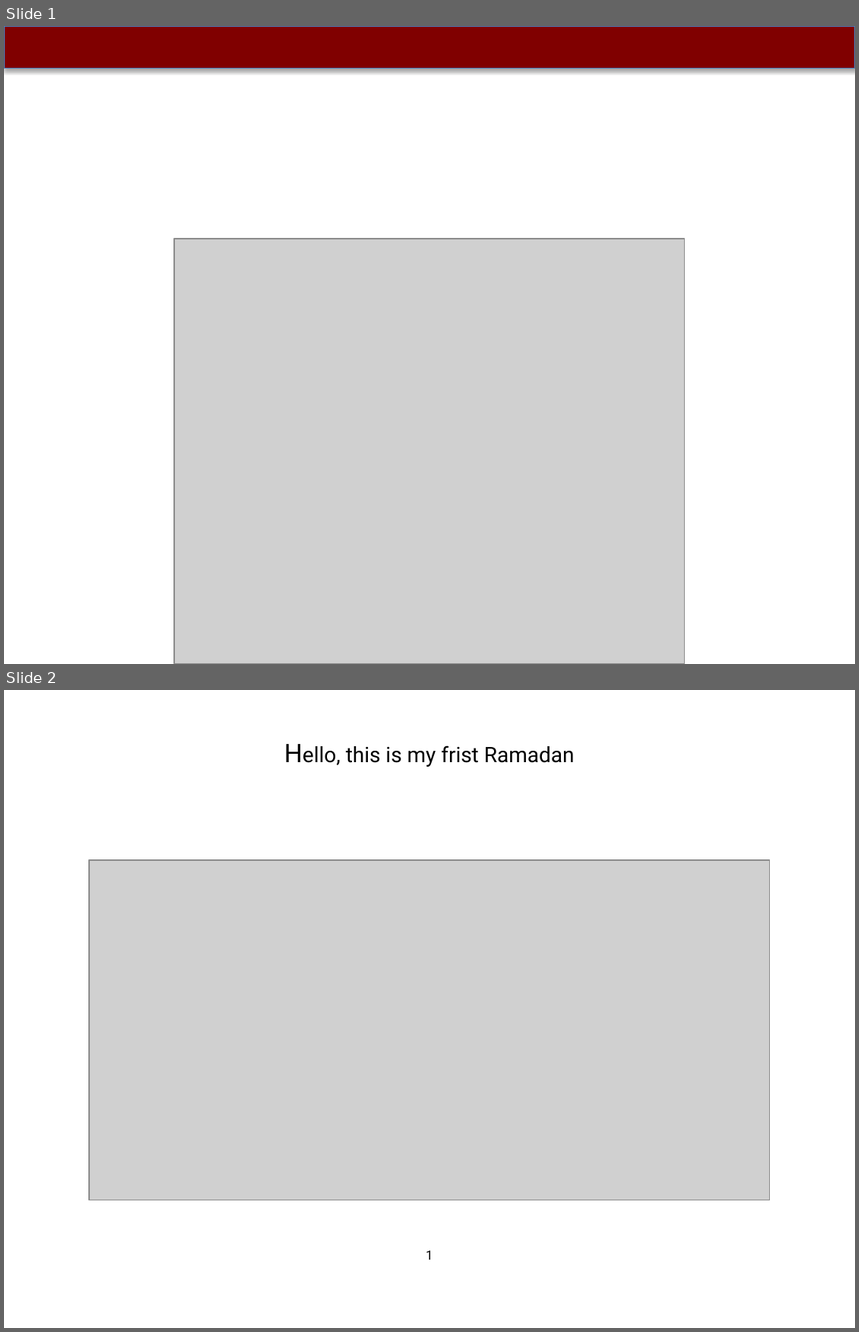
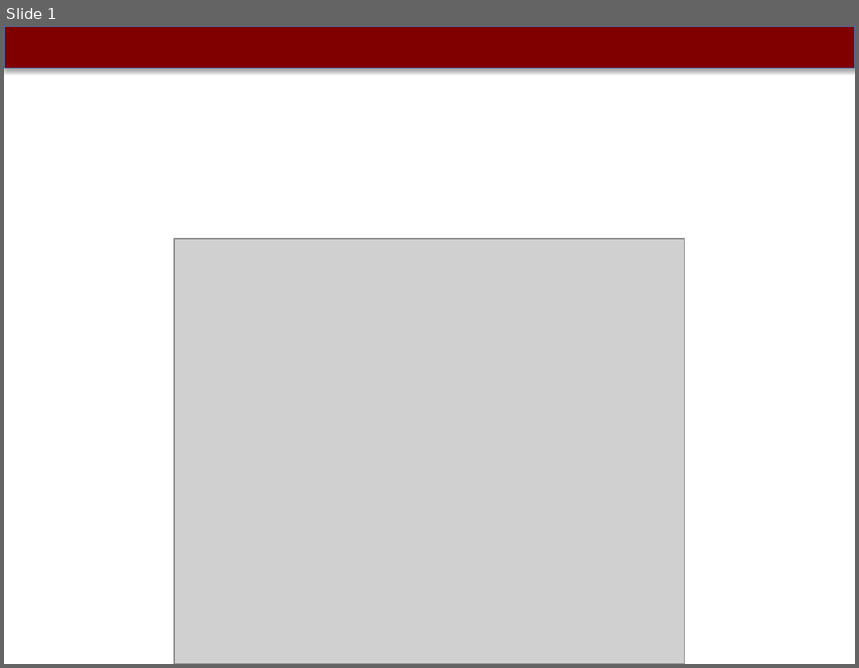
Before and after one commit to abidlabs/drawbook, a slide deck: test.pptx. Shown one above the other, each under a label of ours: slides 1 and 2 before the commit, slide 1 after it. The pictures are 859x1332 and 859x668 pixels, drawn with LibreOffice and Linux fonts; fonts in the diff are those of the drawing; grey boxes stand for pictures. Boxes give left, top, right and bottom in pixels: in the first picture for what was removed or moved away, otherwise in the second. Text is boxed around its words. In the diff, an @@ line names an element or a change of style, - is before the commit and + after.

```diff
--- a/test.pptx
+++ b/test.pptx
@@ slide 2 removed at [4,690,855,1328], background #FFFFFF @@
@@ text removed at [346,745,575,767] @@
-Hello, this is my frist Ramadan
@@ picture removed at [89,860,770,1201] @@
@@ text removed at [426,1251,433,1260] @@
-1
```
Also in this commit, not shown: 3 slides added, 2 other slides removed, 3 other files.
